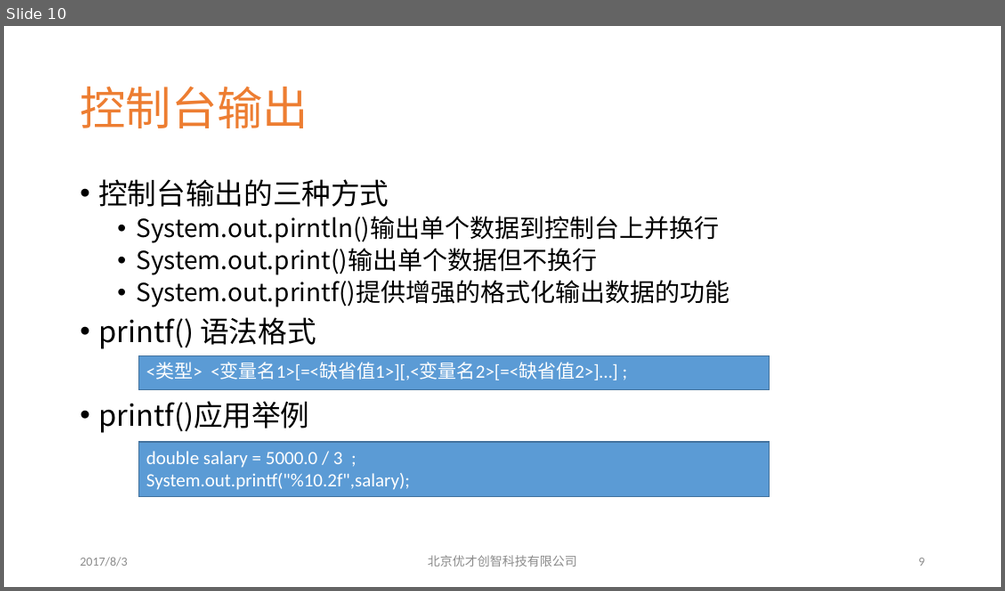
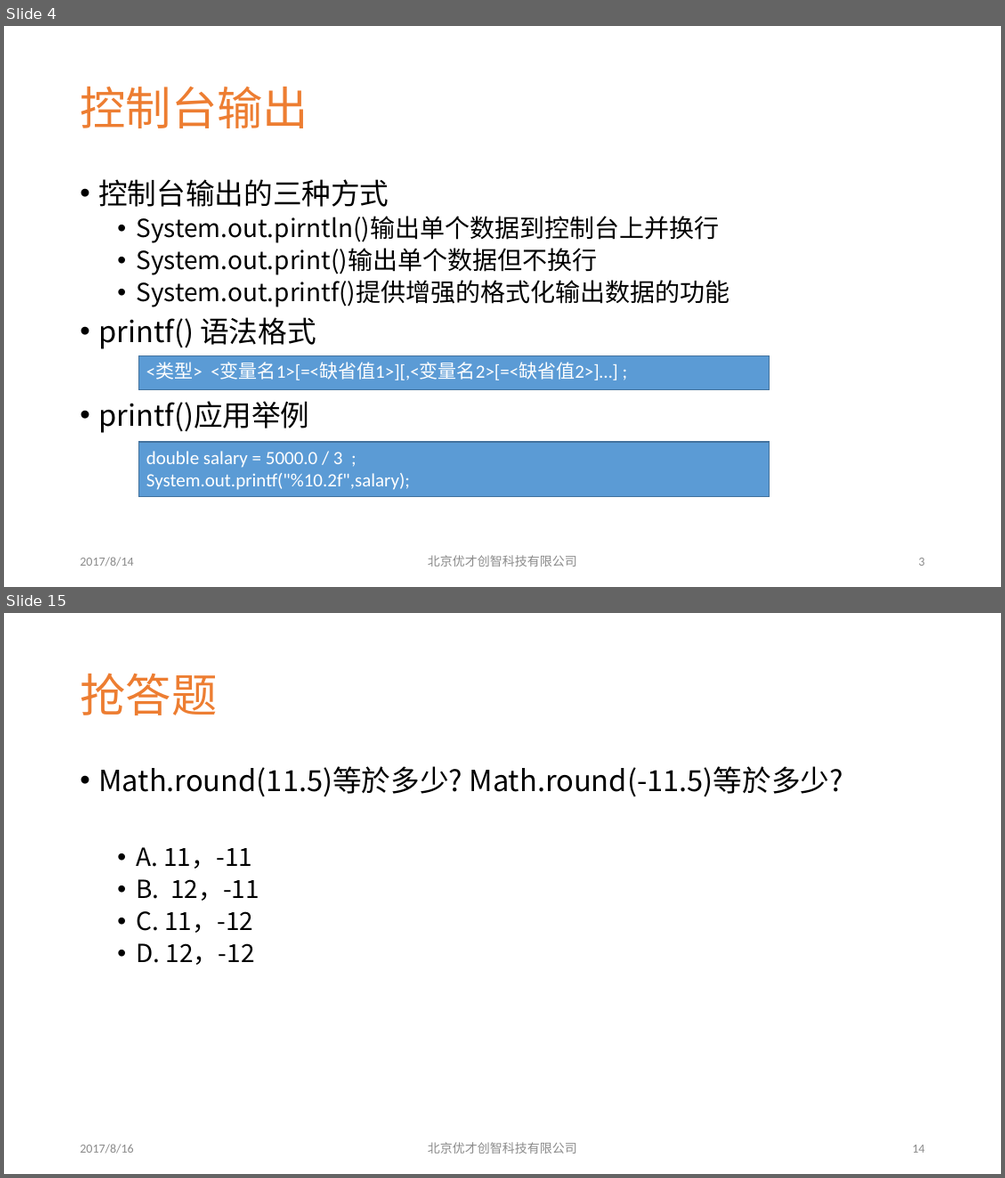
Before and after one commit to clawpo/doc, a slide deck: 第02章Java基础语法.pptx. Shown one above the other, each under a label of ours: slide 10 before the commit, slides 4 and 15 after it; the slides between them are not shown. The pictures are 1005x591 and 1005x1178 pixels, drawn with LibreOffice and Linux fonts; fonts in the diff are those of the drawing; background and template pictures are left out. Boxes give left, top, right and bottom in pixels: in the first picture for what was removed or moved away, otherwise in the second. Text is boxed around its words. In the diff, an @@ line names an element or a change of style, - is before the commit and + after.

```diff
--- a/第02章Java基础语法.pptx
+++ b/第02章Java基础语法.pptx
@@ slide 15 added at box(4, 613, 1001, 1174), background picture (left out) @@
@@ title added at box(80, 673, 217, 715), 44 pt, text #ED7D31 @@
+抢答题
@@ text added at box(98, 766, 843, 965), 28 pt, text #000000 @@
+• Math.round(11.5)等於多少? Math.round(-11.5)等於多少?
+  • A. 11，-11
+  • B. 12，-11
+  • C. 11，-12
+  • D. 12，-12
@@ text added at box(80, 1143, 133, 1153), 12 pt, text #8C8C8C @@
+2017/8/16
@@ text added at box(428, 1142, 577, 1153), 12 pt, text #8C8C8C @@
+北京优才创智科技有限公司
@@ page number added at box(912, 1144, 924, 1152), 12 pt, text #8C8C8C @@
+14
@@ what was slide 10 is now slide 4 @@
@@ slide 4 changed as well @@
@@ text at box(80, 556, 133, 566): text changed @@
-2017/8/3
+2017/8/14
@@ page number at box(918, 557, 924, 565): text changed @@
-9
+3
```
Also in this commit, not shown: 45 other slides changed, 12 other slides added.
